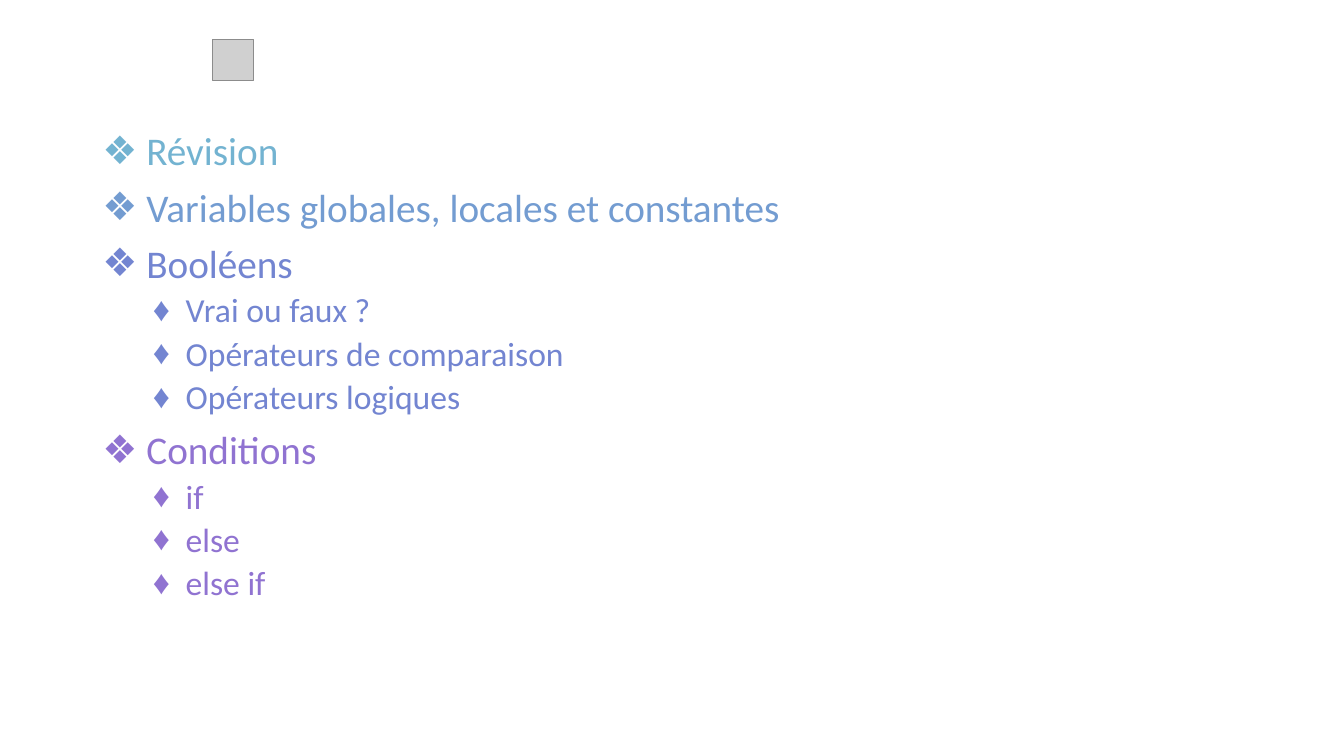
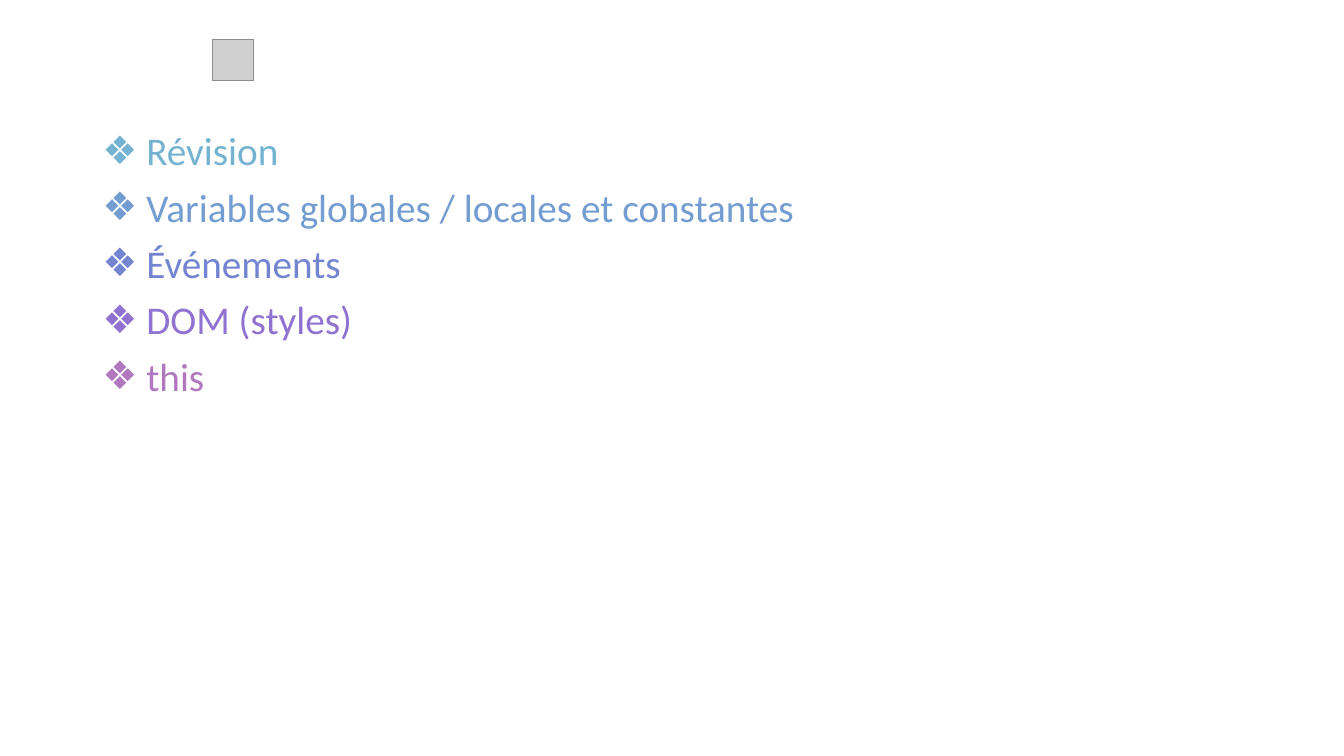
Before and after one commit to mathieudupont/A22-905, a slide deck: slide 2 of semaine_03/420905_semaine3.pptx. Drawn at 1344x756 pixels with LibreOffice and Linux fonts; fonts in the diff are those of the drawing; grey boxes stand for pictures; background and template pictures are left out. Boxes give left, top, right and bottom in pixels: in the first picture for what was removed or moved away, otherwise in the second. Text is boxed around its words. In the diff, an @@ line names an element or a change of style, - is before the commit and + after.

```diff
--- a/semaine_03/420905_semaine3.pptx
+++ b/semaine_03/420905_semaine3.pptx
@@ text at <box>146,195,793,391</box>: text changed; size 24 to 28 pt; text colour #7385D1 to #739CD1 @@
-❖ Variables globales, locales et constantes
-❖ Booléens
-  ♦ Vrai ou faux ?
-  ♦ Opérateurs de comparaison
-  ♦ Opérateurs logiques
-❖ Conditions
-  ♦ if
-  ♦ else
-  ♦ else if
+❖ Variables globales / locales et constantes
+❖ Événements
+❖ DOM (styles)
+❖ this
```
Also in this commit, not shown: 3 other slides changed, 16 slides added, 20 slides removed, 1 other file.
